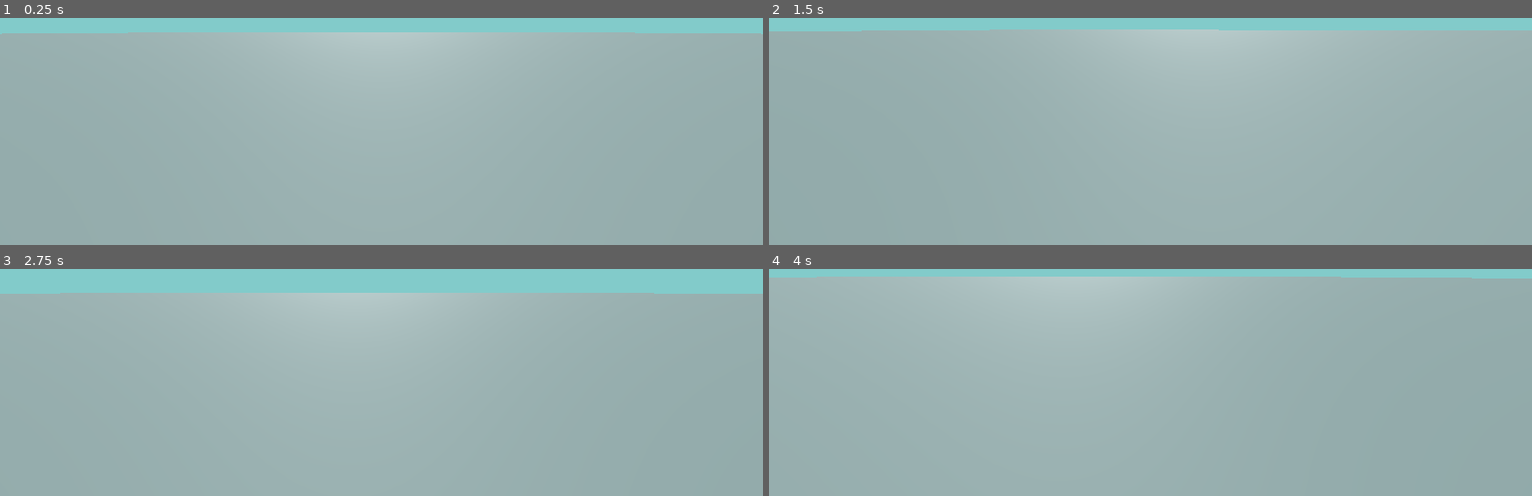
Above: before the commit, frames 1-4 (two rows, left to right).
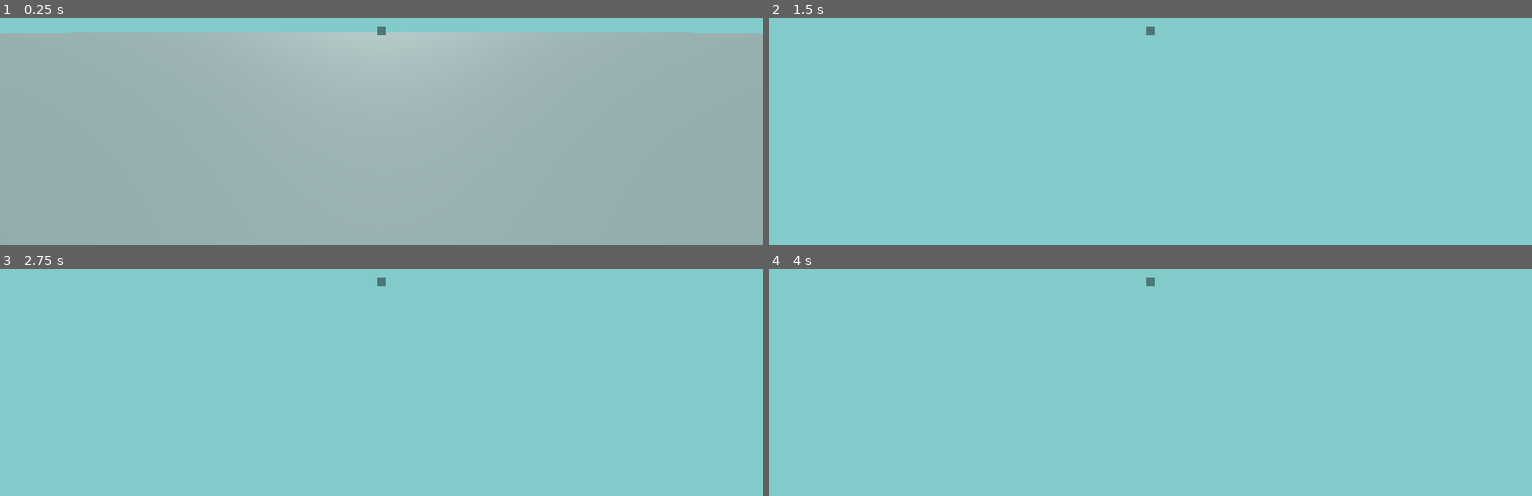
Above: after the commit, the same moments.

Repository: IDoTweaks/da-box
Game: Godot game, scene res://Scenes/game.tscn
The game is run twice, just before and just after one commit, with the same random seed, the same clock (stepped at 60 frames per second) and the same inputs.
Inputs (mouse positions are in pixels of both pictures, inside the frame that each line leads up to):
- Up to frame 1 (0.25 s): no input
- Up to frame 2 (1.5 s): tap Enter at 0.5 s; move the mouse to (1188, 29) at 0.52 s; hold Up from 0.53 s (still down); tap Alt at 0.6 s; tap Space at 1.25 s; move the mouse to (1112, 31) at 1.27 s; tap Shift at 1.35 s
- Up to frame 3 (2.75 s): keep holding Up; tap Enter at 2 s; move the mouse to (396, 273) at 2.02 s; tap Alt at 2.1 s
- Up to frame 4 (4 s): keep holding Up; tap Space at 2.75 s; move the mouse to (1142, 289) at 2.77 s; tap Shift at 2.85 s; tap Enter at 3.5 s; move the mouse to (1203, 287) at 3.52 s; tap Alt at 3.6 s

The runs differ from the first frame. In frame 1, 0.1% of the frame differs, in the area x 0-100%, y 3-8%; in frame 2, 95%; in frame 3, 89%; in frame 4, 96%, in the area x 0-100%, y 3-100%.

Commit message:
applyForces to player

Diff:
--- a/Objects/player.tscn
+++ b/Objects/player.tscn
@@ -1,4 +1,7 @@
 [gd_scene format=3 uid="uid://ck24c7fcw7g75"]
+
+[sub_resource type="BoxMesh" id="BoxMesh_y0qk3"]
+size = Vector3(0.05, 0.05, 0.05)
 
 [sub_resource type="StandardMaterial3D" id="StandardMaterial3D_ojbdc"]
 albedo_color = Color(0.20603463, 0.43408245, 1, 1)
@@ -15,6 +18,8 @@
 transform = Transform3D(1, 0, 0, 0, 1, 0, 0, 0, 1, 0, 0.53849196, -0.21172059)
 
 [node name="point4force" type="MeshInstance3D" parent="playerCam" unique_id=1417855005]
+transform = Transform3D(1, 0, 0, 0, 1, 0, 0, 0, 1, 0, 0, -1.700508)
+mesh = SubResource("BoxMesh_y0qk3")
 
 [node name="playerBody" type="MeshInstance3D" parent="." unique_id=599984515]
 material_override = SubResource("StandardMaterial3D_ojbdc")
--- a/Scripts/player.gd
+++ b/Scripts/player.gd
@@ -6,15 +6,18 @@
 var forcesY : Array
 var forcesZ : Array
 var forceTime : Array
+var forceDecay : Array
 
 @onready var player_cam: Camera3D = $playerCam
 
 func _ready() -> void:
 	Input.mouse_mode = Input.MOUSE_MODE_CAPTURED
 
-func _applyForceFromPoint(point, force, time):
+
+func _applyForceFromPoint(point, force, time,decay = 0):
 	#this math is brought to you by: gemini but i coded it:D
 	forceTime.append(time)
+	forceDecay.append(decay)
 	var unWeightedX = abs(global_position.x - point.x)
 	var unWeightedY = abs(global_position.y - point.y)
 	var unWeightedZ = abs(global_position.z - point.z)
@@ -29,9 +32,10 @@
 	forcesZ.append(sign(global_position.z - point.z) * weightedZ * force)
 	forcesY.append(sign(global_position.y - point.y) * weightedY * force)
 
-func _applyForceToPoint(point, force, time):
+func _applyForceToPoint(point, force, time,decay = 0):
 	#this math is brought to you by: gemini but i coded it:D
 	forceTime.append(time)
+	forceDecay.append(decay)
 	var unWeightedX = abs(point.x-global_position.x)
 	var unWeightedY = abs(point.y-global_position.y )
 	var unWeightedZ = abs(point.z-global_position.z)
@@ -57,3 +61,31 @@
 			Input.mouse_mode = Input.MOUSE_MODE_VISIBLE
 		else:
 			Input.mouse_mode = Input.MOUSE_MODE_CAPTURED
+
+func _applyForceDecay(i,delta):
+	forcesX[i] = move_toward(forcesX[i], 0, forceDecay[i] * delta)
+	forcesY[i] = move_toward(forcesY[i], 0, forceDecay[i] * delta)
+	forcesZ[i] = move_toward(forcesZ[i], 0, forceDecay[i] * delta)
+
+
+func _physics_process(delta: float) -> void:
+	if not is_on_floor():
+		velocity += get_gravity() * delta
+	#apply forces
+	for i in range(forceTime.size()):
+		if forceTime[i] > 0:
+			forceTime[i] -= delta
+			velocity.x += forcesX[i] * delta
+			velocity.z += forcesZ[i] * delta
+			velocity.y += forcesY[i] * delta
+			_applyForceDecay(i,delta)
+		else:
+			forceTime.remove_at(i)
+			forcesX.remove_at(i)
+			forcesZ.remove_at(i)
+			forcesY.remove_at(i)
+			forceDecay.remove_at(i)
+
+
+
+	move_and_slide()
